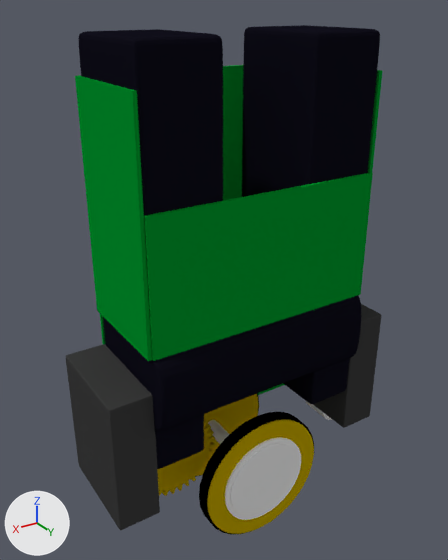
A saved change to the Blender file Models/Magnetic_Robot/magnetic_robot_5.blend.
One viewpoint serves both versions: a 50 mm camera at (3.01, 4.49, 3.04) aimed at (0.04, -0.09, 0.57). Arrows for +X, +Y and +Z are at lower left; the lights stay in place.

Script lines for the objects in view, before the commit:
```python
ob_cog_wheel = bpy.data.objects.new('Cog Wheel', me_circle_006)
ob_cog_wheel.location = (0.623, -0.13, -1.319)
ob_cog_wheel.rotation_euler = (1.571, 0.0, 0.0)  # degrees (90, 0, 0)
ob_cog_wheel.scale = (0.473, 0.473, 0.473)
ob_eixo_001 = bpy.data.objects.new('eixo.001', me_cylinder_001)
ob_eixo_001.location = (0.001, 0.0, -1.387)
ob_eixo_001.rotation_euler = (1.571, 1.569, 0.0000848)  # degrees (90, 90, 0)
ob_eixo_001.scale = (-0.474, -0.474, -0.474)
ob_eixo_002 = bpy.data.objects.new('eixo.002', me_cylinder_004)
ob_eixo_002.location = (-0.001, -0.03, -1.387)
ob_eixo_002.rotation_euler = (1.571, 1.569, 0.0000848)  # degrees (90, 90, 0)
ob_eixo_002.scale = (-0.422, -0.422, -0.422)
ob_jante = bpy.data.objects.new('Jante', me_cylinder_002)
ob_jante.location = (-0.001, -0.492, -1.387)
ob_jante.rotation_euler = (1.571, 0.0, 0.0)  # degrees (90, 0, 0)
ob_jante.scale = (0.663, 0.663, 0.663)
ob_jante_001 = bpy.data.objects.new('Jante.001', me_cylinder_009)
ob_jante_001.location = (-0.001, 0.511, -1.387)
ob_jante_001.rotation_euler = (1.571, 0.0, 0.0)  # degrees (90, 0, 0)
ob_jante_001.scale = (0.663, 0.663, 0.663)
ob_magnet = bpy.data.objects.new('Magnet', me_cube_001)
ob_magnet.location = (0.0, 0.491, 0.0)
ob_magnet.scale = (4.0, 1.0, 1.0)
ob_side_support = bpy.data.objects.new('Side Support', me_cube)
ob_side_support.location = (-1.532, 0.006, 0.0)
ob_side_support.scale = (0.389, 0.509, 1.0)
# also in view: 'Side Support.001' at (1.34, 0.01, -0.64); 'Circuit 1.003' at (1.16, 0.01, 1.42); 'Rubber.001' at (0.0, 0.51, -1.39); 'Circuit 1' at (0.0, 0.54, 0.98); 'Circuit 1.001' at (0.0, -0.53, 0.59)
```
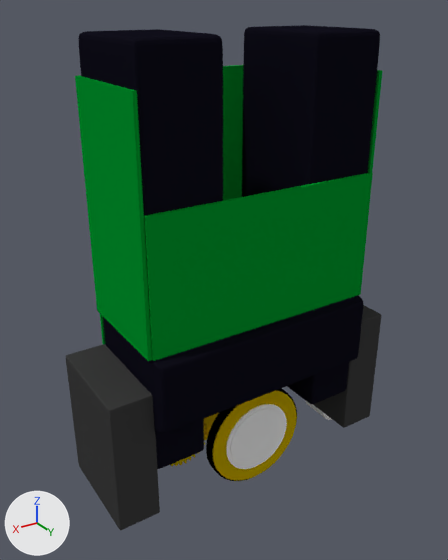
Location of each change, [x1, y1, x2, y2] in pixels of the pictures (448 x 560 px):
'Jante.001', moved, rescaled (20% narrower, 22% shorter)
    before: [207, 419, 314, 534]
    after: [212, 390, 297, 480]
'eixo.002', moved, rescaled (20% narrower, 20% shorter)
    before: [230, 443, 298, 516]
    after: [230, 408, 284, 466]
'Rubber.001', moved, rescaled (21% narrower, 24% shorter)
    before: [199, 412, 314, 534]
    after: [206, 388, 297, 481]
'eixo.001', moved, rescaled (19% narrower, 21% shorter)
    before: [225, 437, 301, 520]
    after: [226, 404, 287, 469]
'Cog Wheel', moved, rescaled (34% narrower, 40% shorter)
    before: [157, 420, 215, 496]
    after: [170, 421, 208, 466]
'Jante', moved, rescaled
    before: [194, 394, 258, 476]
    after: [204, 413, 219, 438]
part 1 of me_cube_001, built on
    before: [104, 311, 361, 423]
    after: [103, 300, 363, 433]

The edits, one by one:
me_cube_001 is used by ob_magnet; location (0.0, 0.491, 0.0); scale (4.0, 1.0, 1.0).
me_cube_001 had 202 vertices, 195 faces and spanned x -0.29..0.0, y -1.0..0.16, z -0.8..2.81.
me_cube_001 now has 242 vertices, 233 faces and spans x -0.29..0.0, y -1.0..0.16, z -0.8..2.81.
Part 1, on me_cube_001:
19 faces are deleted.
20 new vertices lie (0.0, 0.0, -0.04) away from vertices in x -0.29..0.0, y -1.0..0.16, z 0.34.
20 new vertices lie (0.0, 0.0, 0.05) away from vertices in x -0.29..0.0, y -1.0..0.16, z -0.33.
57 new faces join them.
Object 'Cog Wheel' (ob_cog_wheel) moves from (0.623, -0.13, -1.319) to (0.53, -0.13, -1.165).
Object 'Cog Wheel' (ob_cog_wheel) is rescaled from (0.473, 0.473, 0.473) to (0.3, 0.3, 0.3).
Object 'Jante.001' (ob_jante_001) moves from (-0.001, 0.511, -1.387) to (-0.001, 0.389, -0.955).
Object 'Jante.001' (ob_jante_001) is rescaled from (0.663, 0.663, 0.663) to (0.515, 0.515, 0.515).
Object 'Jante' (ob_jante) moves from (-0.001, -0.492, -1.387) to (-0.001, -0.389, -0.955).
Object 'Jante' (ob_jante) is rescaled from (0.663, 0.663, 0.663) to (0.515, 0.515, 0.515).
Object 'eixo.002' (ob_eixo_002) moves from (-0.001, -0.03, -1.387) to (-0.001, -0.03, -0.955).
Object 'eixo.002' (ob_eixo_002) is rescaled from (-0.422, -0.422, -0.422) to (-0.327, -0.327, -0.327).
Object 'eixo.001' (ob_eixo_001) moves from (0.001, 0.0, -1.387) to (0.001, -0.007, -0.955).
Object 'eixo.001' (ob_eixo_001) is rescaled from (-0.474, -0.474, -0.474) to (-0.367, -0.367, -0.367).
